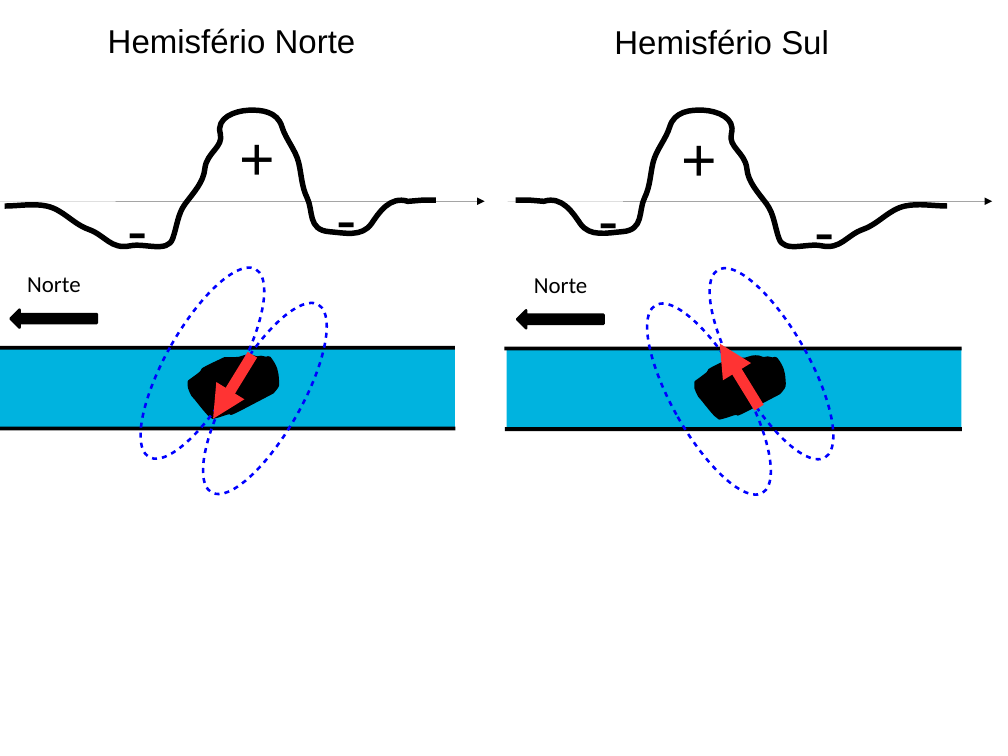
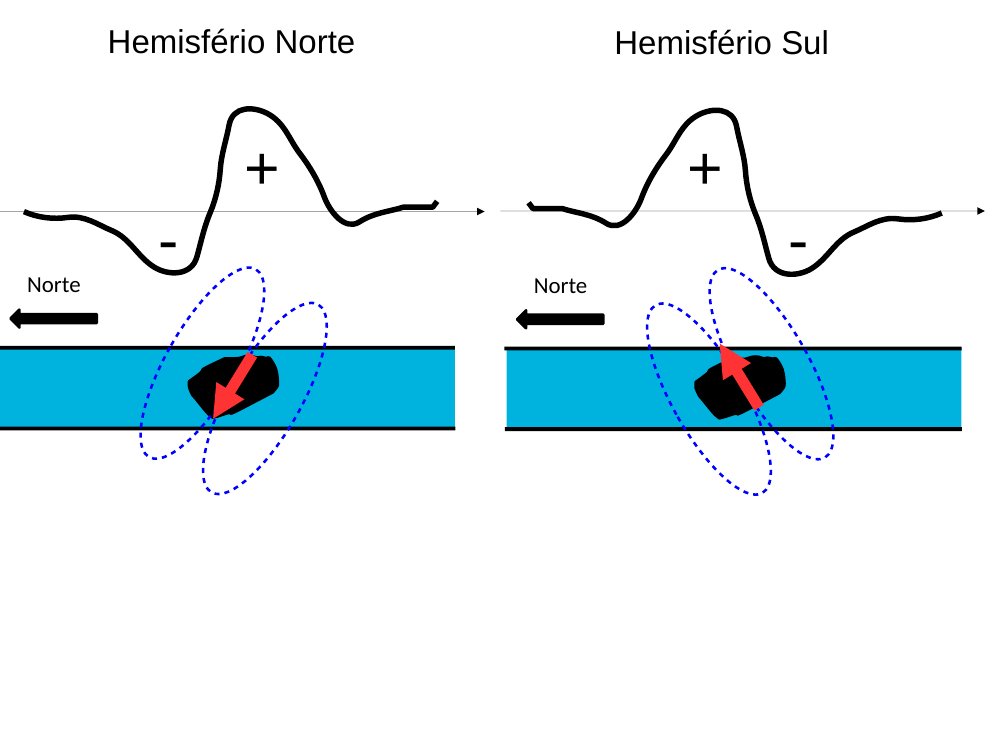
Before and after one commit to birocoles/UFRRJ-SEGEO2017, a slide deck: slide 54 of presentation/SEGEO2017.odp (slide 53 before the commit). Drawn at 1008x756 pixels with LibreOffice and Linux fonts; fonts in the diff are those of the drawing. Boxes give left, top, right and bottom in pixels: in the first picture for what was removed or moved away, otherwise in the second. Text is boxed around its words. In the diff, an @@ line names an element or a change of style, - is before the commit and + after.

```diff
--- a/presentation/SEGEO2017.odp
+++ b/presentation/SEGEO2017.odp
@@ freeform shape: place and size @@
-freeform shape at <box>5,110,436,246</box>
+freeform shape at <box>24,109,437,273</box>
@@ freeform shape: place and size @@
-freeform shape at <box>516,110,948,246</box>
+freeform shape at <box>529,111,942,274</box>
@@ text "+": place and size @@
-text "+" at <box>231,115,284,193</box>
+text "+" at <box>236,124,290,202</box>
@@ text "+": place and size @@
-text "+" at <box>672,116,726,194</box>
+text "+" at <box>679,124,733,202</box>
@@ text removed at <box>328,177,367,254</box> @@
--
@@ text removed at <box>590,177,628,255</box> @@
--
@@ text "-": place and size @@
-text "-" at <box>119,188,157,265</box>
+text "-" at <box>149,197,188,274</box>
@@ text "-": place and size @@
-text "-" at <box>806,188,844,265</box>
+text "-" at <box>779,196,818,273</box>
@@ arrow moved from (0, 201) - (485, 201) to (0, 211) - (485, 211) @@
@@ arrow moved from (508, 201) - (992, 201) to (500, 211) - (985, 211) @@
```
Also in this commit, not shown: 20 other slides changed, 15 slides added, 3 slides removed, 1 other file.
